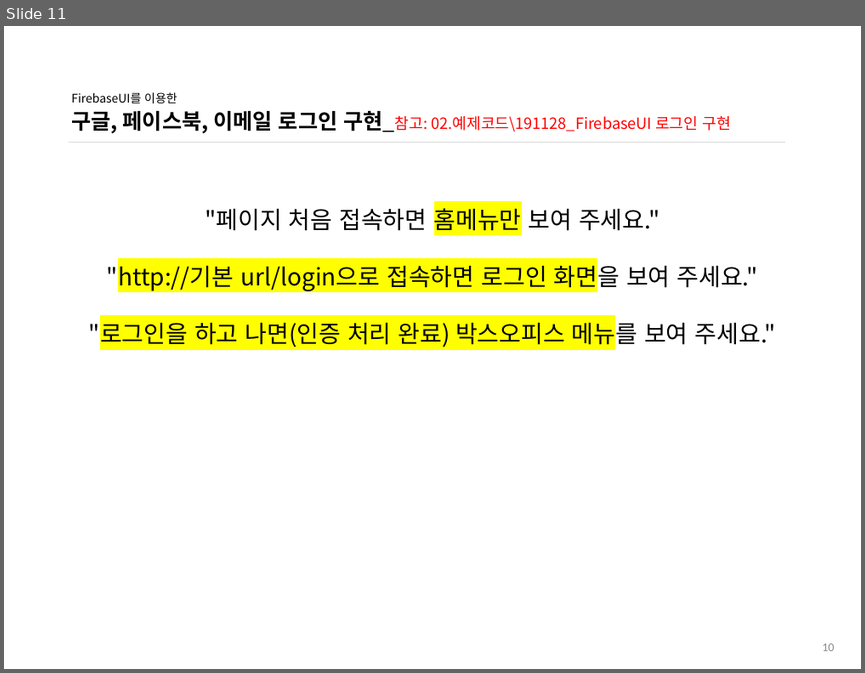
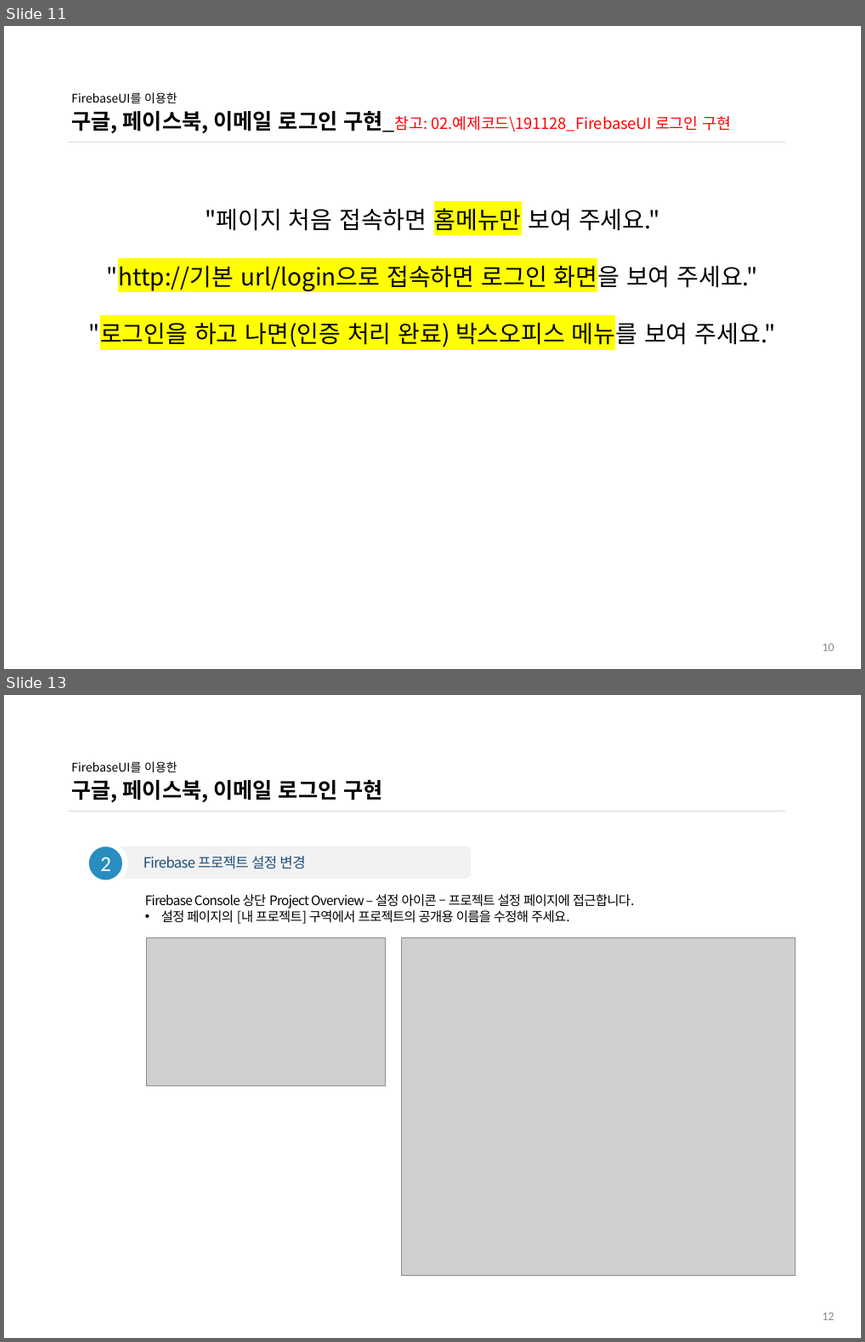
Before and after one commit to ddowon/vueStudy, a slide deck: 01.참고자료/191128_FirebaseUI 로그인 구현.pptx. Shown one above the other, each under a label of ours: slide 11 before the commit, slides 11 and 13 after it; the slides between them are not shown. The pictures are 865x673 and 865x1342 pixels, drawn with LibreOffice and Linux fonts; fonts in the diff are those of the drawing; grey boxes stand for pictures; background and template pictures are left out. Boxes give left, top, right and bottom in pixels: in the first picture for what was removed or moved away, otherwise in the second. Text is boxed around its words. In the diff, an @@ line names an element or a change of style, - is before the commit and + after.

Commit message:
12월 5일 15차 FirebaseUI 인증 스터디 자료 내용 보완

```diff
--- a/01.참고자료/191128_FirebaseUI 로그인 구현.pptx
+++ b/01.참고자료/191128_FirebaseUI 로그인 구현.pptx
@@ slide 13 added at (4,695,861,1338), background #FFFFFF @@
@@ title added at (71,761,383,803), 18 pt, text #000000, bold @@
+FirebaseUI를 이용한
+구글, 페이스북, 이메일 로그인 구현
@@ line added from (69, 811) to (785, 811), #D9D9D9 0.5 pt @@
@@ ellipse added at (86,844,125,883), fill #298DBF, outline #FFFFFF 4.5 pt, 18 pt, text #FFFFFF @@
+2
@@ rounded rectangle added at (108,845,471,879), fill #F2F2F2, 12 pt, text #1F4E79 @@
+Firebase 프로젝트 설정 변경
@@ text added at (145,894,635,924), 11 pt, text #000000 @@
+Firebase Console 상단 Project Overview – 설정 아이콘 – 프로젝트 설정 페이지에 접근합니다.
+• 설정 페이지의 [내 프로젝트] 구역에서 프로젝트의 공개용 이름을 수정해 주세요.
@@ picture added at (146,938,386,1086) @@
@@ picture added at (402,938,794,1275) @@
@@ page number added at (822,1312,834,1320), 10 pt, text #8C8C8C @@
+12
```
Also in this commit, not shown: 5 slides changed, 11 other slides added.
